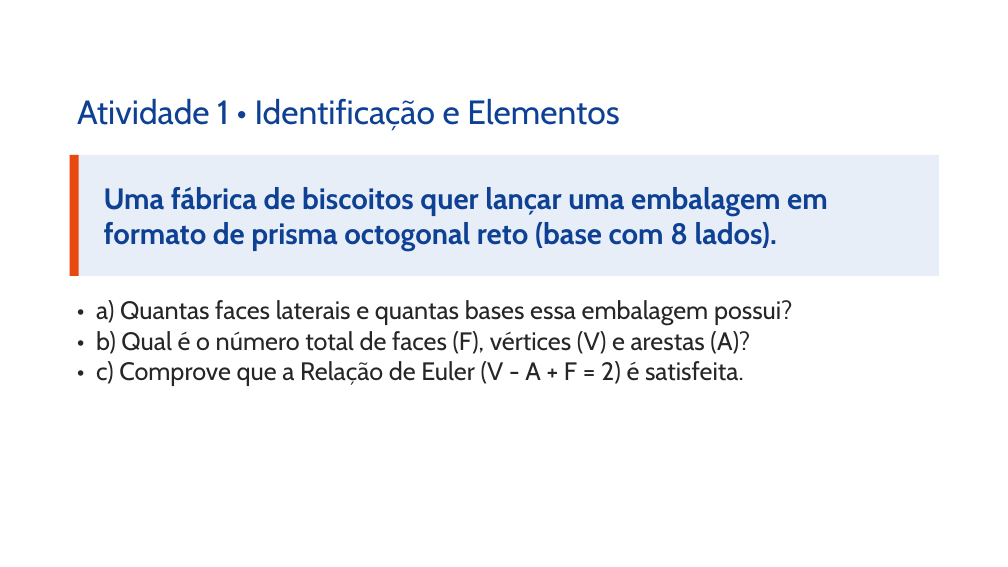
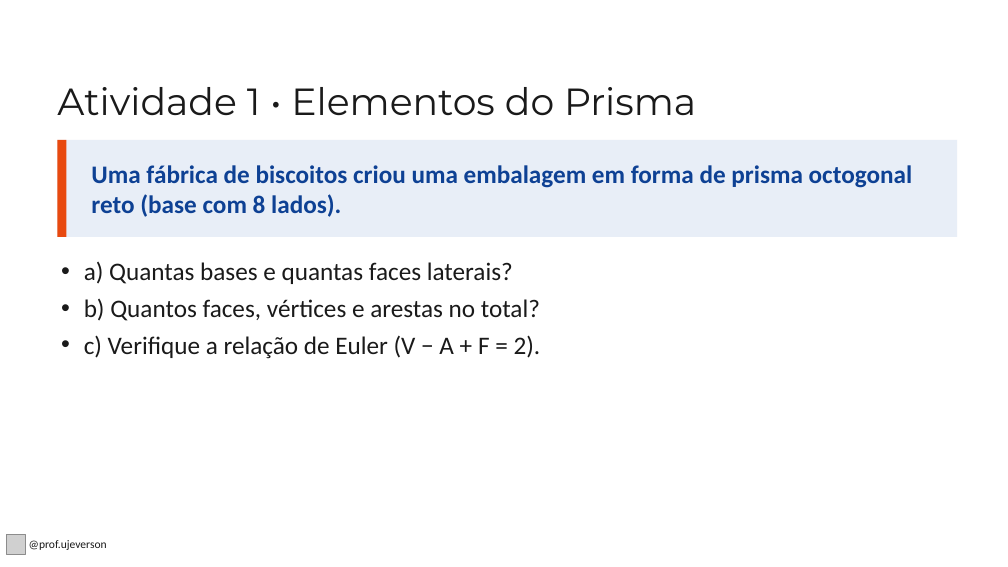
Before and after one commit to Ujeverson/uaippt, a slide deck: slide 10 of Prismas_Area_e_Volume_9Ano.pptx. Drawn at 1008x567 pixels with LibreOffice and Linux fonts; fonts in the diff are those of the drawing; grey boxes stand for pictures; background and template pictures are left out. Boxes give left, top, right and bottom in pixels: in the first picture for what was removed or moved away, otherwise in the second. Text is boxed around its words. In the diff, an @@ line names an element or a change of style, - is before the commit and + after.

```diff
--- a/Prismas_Area_e_Volume_9Ano.pptx
+++ b/Prismas_Area_e_Volume_9Ano.pptx
@@ title at bbox=[57, 87, 696, 115]: text changed; size 32 to 36 pt; font Cabin to Montserrat; text colour #0E4194 to #1A1A1A @@
-Atividade 1 • Identificação e Elementos
+Atividade 1 • Elementos do Prisma
@@ rectangle "Uma fábrica de biscoitos criou ...": place and size @@
-rectangle "Uma fábrica de biscoitos criou ..." at bbox=[70, 155, 939, 276]
+rectangle "Uma fábrica de biscoitos criou ..." at bbox=[57, 140, 957, 237]
@@ rectangle: place and size @@
-rectangle at bbox=[70, 155, 79, 276]
+rectangle at bbox=[57, 140, 67, 237]
@@ text in rectangle at bbox=[91, 165, 912, 217]: text changed; size 28 to 24 pt; font Cabin to Calibri @@
-Uma fábrica de biscoitos quer lançar uma embalagem em formato de prisma octogonal reto (base com 8 lados).
+Uma fábrica de biscoitos criou uma embalagem em forma de prisma octogonal reto (base com 8 lados).
@@ text at bbox=[84, 262, 541, 359]: text changed; font Cabin to Calibri; text colour #262626 to #1A1A1A @@
-• a) Quantas faces laterais e quantas bases essa embalagem possui?
-• b) Qual é o número total de faces (F), vértices (V) e arestas (A)?
-• c) Comprove que a Relação de Euler (V - A + F = 2) é satisfeita.
+• a) Quantas bases e quantas faces laterais?
+• b) Quantos faces, vértices e arestas no total?
+• c) Verifique a relação de Euler (V − A + F = 2).
@@ picture added at bbox=[6, 535, 26, 554] @@
@@ text added at bbox=[29, 540, 107, 550], 11 pt, text #1A1A1A @@
+@prof.ujeverson
```
Also in this commit, not shown: 30 other slides changed, 2 slides added, 2 slides removed, 10 other files.
